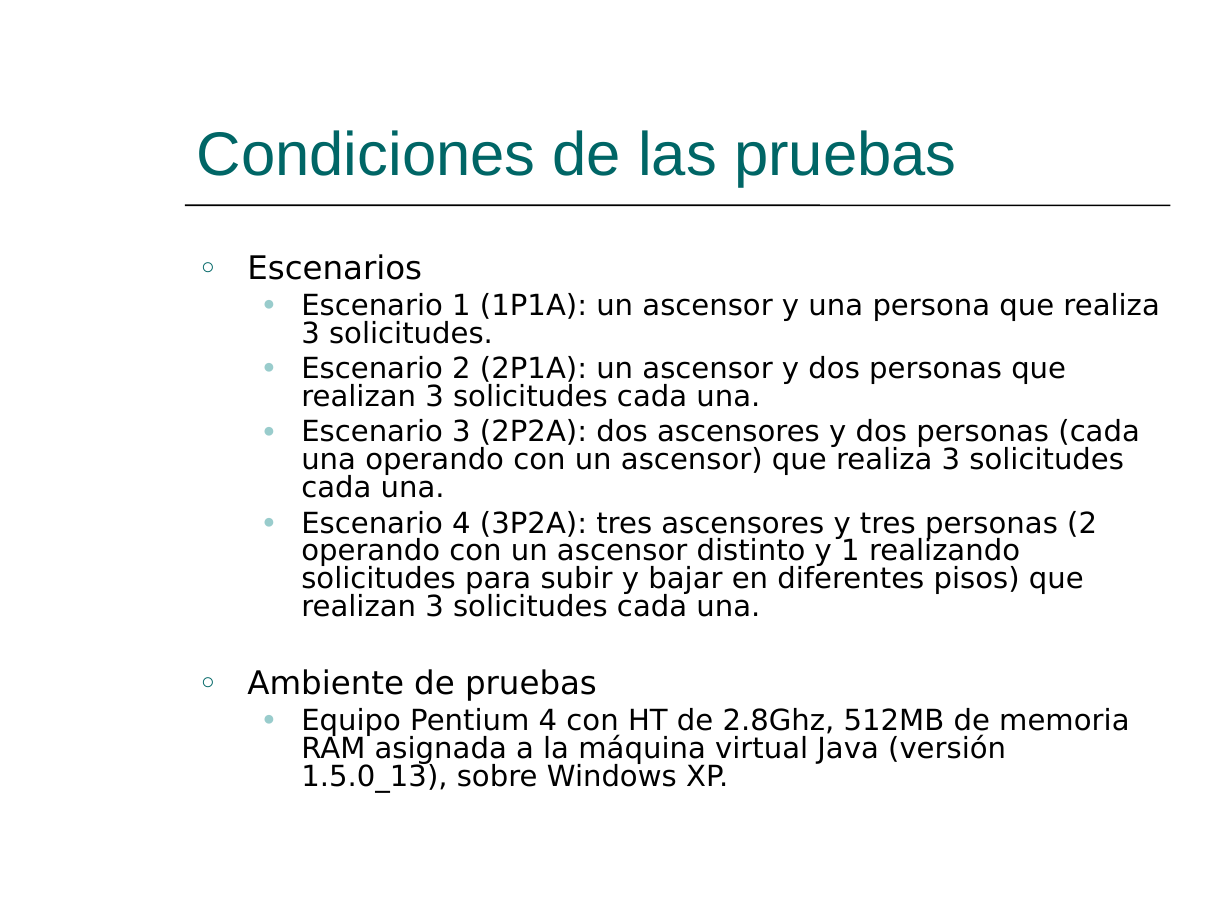
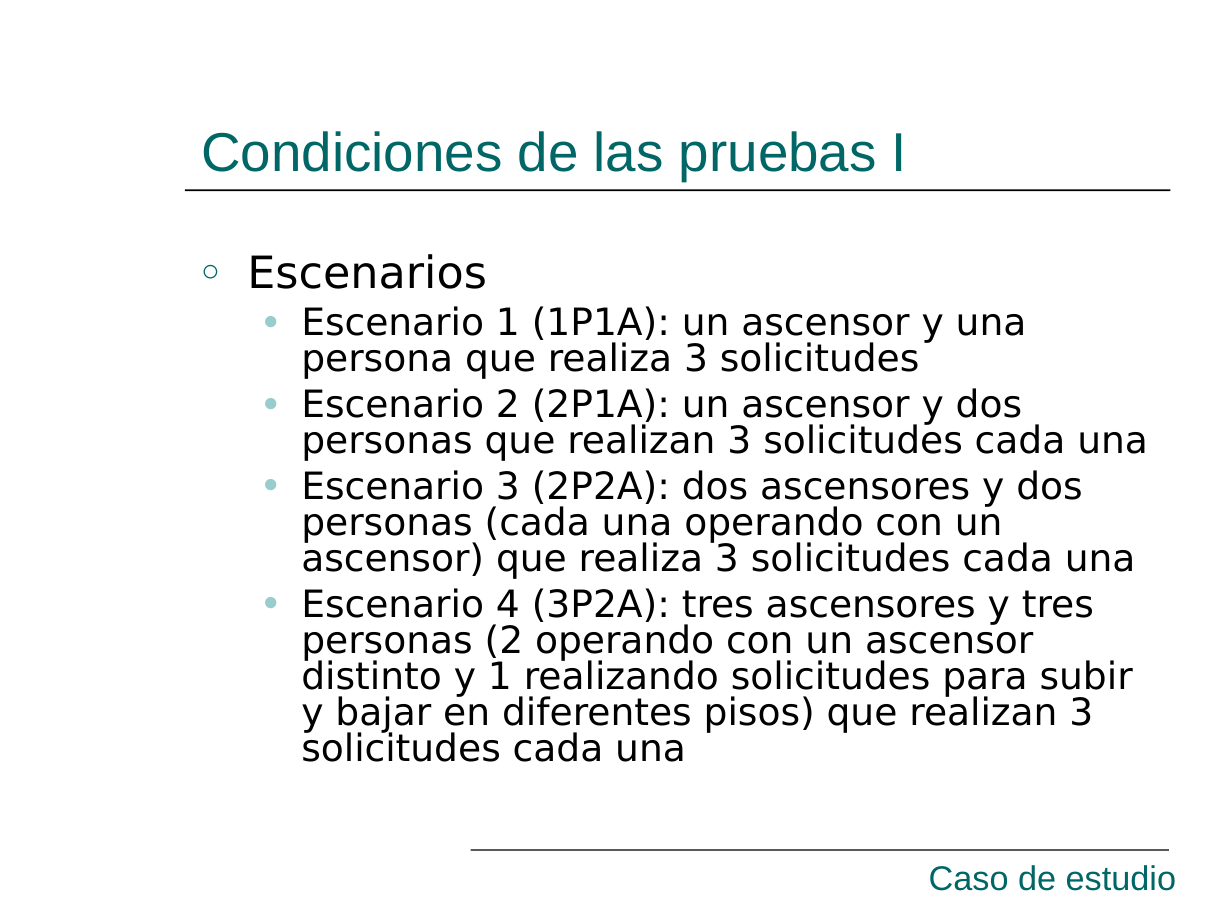
Before and after one commit to hugomelendez/tesis-jpf-2006, a slide deck: slide 37 of tesis-doc/Presentación.ppt. Drawn at 1232x924 pixels with LibreOffice and Linux fonts; fonts in the diff are those of the drawing. Boxes give left, top, right and bottom in pixels: in the first picture for what was removed or moved away, otherwise in the second. Text is boxed around its words. In the diff, an @@ line names an element or a change of style, - is before the commit and + after.

```diff
--- a/tesis-doc/Presentación.ppt
+++ b/tesis-doc/Presentación.ppt
@@ title at <box>201,131,907,181</box>: text changed; size 36 to 32 pt @@
-Condiciones de las pruebas
+Condiciones de las pruebas I
@@ line moved from (185, 206) - (1170, 206) to (185, 190) - (1170, 190) @@
@@ text at <box>247,254,486,289</box>: size 19 to 26 pt in "Escenarios"; more space between paragraphs @@
@@ text at <box>301,306,1148,762</box>: text changed; size 17 to 22 pt @@
-  ● Escenario 1 (1P1A): un ascensor y una persona que realiza 3 solicitudes.
-  ● Escenario 2 (2P1A): un ascensor y dos personas que realizan 3 solicitudes cada una.
-  ● Escenario 3 (2P2A): dos ascensores y dos personas (cada una operando con un ascensor) que realiza 3 solicitudes cada una.
-  ● Escenario 4 (3P2A): tres ascensores y tres personas (2 operando con un ascensor distinto y 1 realizando solicitudes para subir y bajar en diferentes pisos) que realizan 3 solicitudes cada una.
-○ Ambiente de pruebas
-  ● Equipo Pentium 4 con HT de 2.8Ghz, 512MB de memoria RAM asignada a la máquina virtual Java (versión 1.5.0_13), sobre Windows XP.
+  ● Escenario 1 (1P1A): un ascensor y una persona que realiza 3 solicitudes
+  ● Escenario 2 (2P1A): un ascensor y dos personas que realizan 3 solicitudes cada una
+  ● Escenario 3 (2P2A): dos ascensores y dos personas (cada una operando con un ascensor) que realiza 3 solicitudes cada una
+  ● Escenario 4 (3P2A): tres ascensores y tres personas (2 operando con un ascensor distinto y 1 realizando solicitudes para subir y bajar en diferentes pisos) que realizan 3 solicitudes cada una
@@ line added from (471, 850) to (1169, 850), #000000 0.74 pt @@
@@ text added at <box>929,865,1176,891</box>, 20 pt, text #006666 @@
+Caso de estudio
```
Also in this commit, not shown: 47 other slides changed, 2 slides added, 1 slide removed.
